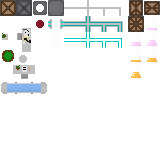
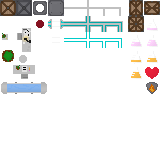
Layer changes from the first (160, 160) image to the second:
added layer "Layer" above "Visible" over [149, 84, 155, 92]
painted on "Visible" over [145, 67, 159, 94]
